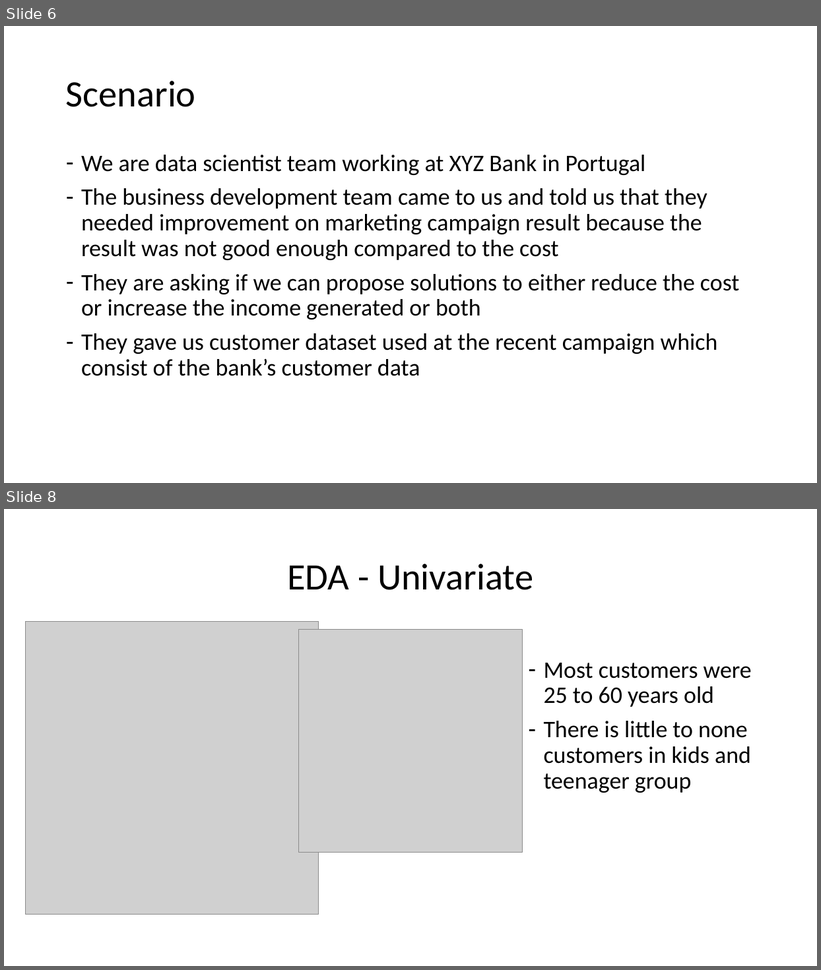
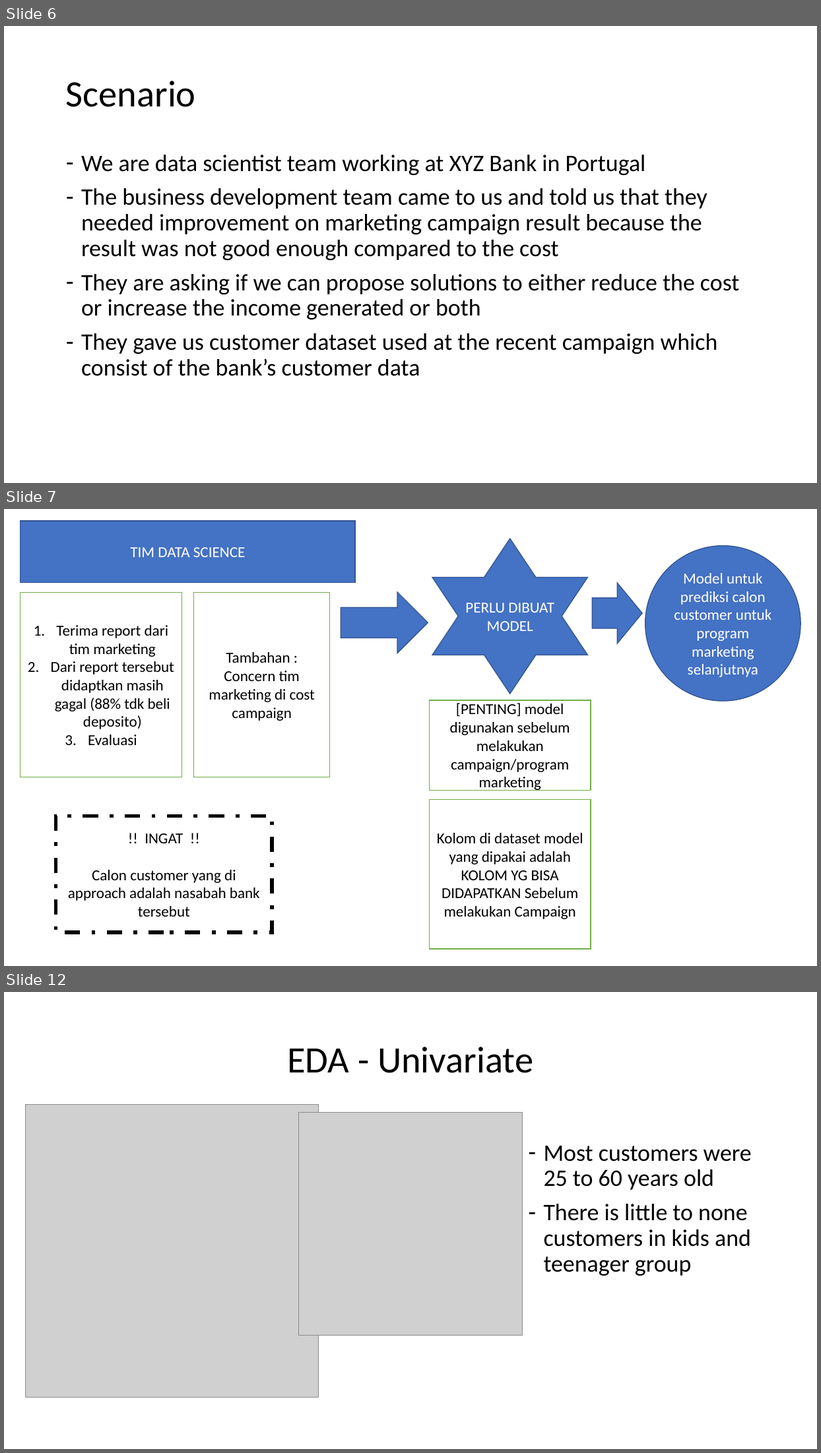
Before and after one commit to abdullahayas123/Tes-Model-Marketing-Scipy, a slide deck: Presentation.pptx. Shown one above the other, each under a label of ours: slides 6 and 8 before the commit, slides 6, 7 and 12 after it; the slides between them are not shown. The pictures are 821x970 and 821x1453 pixels, drawn with LibreOffice and Linux fonts; fonts in the diff are those of the drawing; grey boxes stand for pictures. Boxes give left, top, right and bottom in pixels: in the first picture for what was removed or moved away, otherwise in the second. Text is boxed around its words. In the diff, an @@ line names an element or a change of style, - is before the commit and + after.

```diff
--- a/Presentation.pptx
+++ b/Presentation.pptx
@@ slide 7 added at (x1=4, y1=509, x2=817, y2=966), background #FFFFFF @@
@@ rectangle added at (x1=20, y1=521, x2=355, y2=582), fill #4472C4, outline #325491 1 pt, 18 pt, text #FFFFFF @@
+TIM DATA SCIENCE
@@ star added at (x1=432, y1=538, x2=587, y2=694), fill #4472C4, outline #325491 1 pt, 18 pt, text #FFFFFF @@
+PERLU DIBUAT MODEL
@@ ellipse added at (x1=646, y1=545, x2=801, y2=701), fill #4472C4, outline #325491 1 pt, 18 pt, text #FFFFFF @@
+Model untuk prediksi calon customer untuk program marketing selanjutnya
@@ right arrow added at (x1=593, y1=583, x2=643, y2=644), fill #4472C4, outline #325491 1 pt @@
@@ rectangle added at (x1=20, y1=593, x2=182, y2=778), fill #FFFFFF, outline #70AD47 1 pt, 18 pt, text #000000 @@
+1. Terima report dari tim marketing
+2. Dari report tersebut didaptkan masih gagal (88% tdk beli deposito)
+3. Evaluasi
@@ rectangle added at (x1=193, y1=593, x2=330, y2=778), fill #FFFFFF, outline #70AD47 1 pt, 18 pt, text #000000 @@
+Tambahan :
+Concern tim marketing di cost campaign
@@ right arrow added at (x1=341, y1=593, x2=428, y2=654), fill #4472C4, outline #325491 1 pt @@
@@ rectangle added at (x1=430, y1=700, x2=591, y2=790), fill #FFFFFF, outline #70AD47 1 pt, 18 pt, text #000000 @@
+[PENTING] model digunakan sebelum melakukan campaign/program marketing
@@ rectangle added at (x1=430, y1=800, x2=591, y2=949), fill #FFFFFF, outline #70AD47 1 pt, 18 pt, text #000000 @@
+Kolom di dataset model yang dipakai adalah KOLOM YG BISA DIDAPATKAN Sebelum melakukan Campaign
@@ rectangle added at (x1=56, y1=817, x2=273, y2=933), fill #FFFFFF, outline #000000 4.5 pt dashed, 18 pt, text #000000 @@
+!! INGAT !!
+Calon customer yang di approach adalah nasabah bank tersebut
@@ what was slide 8 is now slide 12 @@
```
Also in this commit, not shown: 2 slides changed, 24 other slides added, 2 slides removed.
